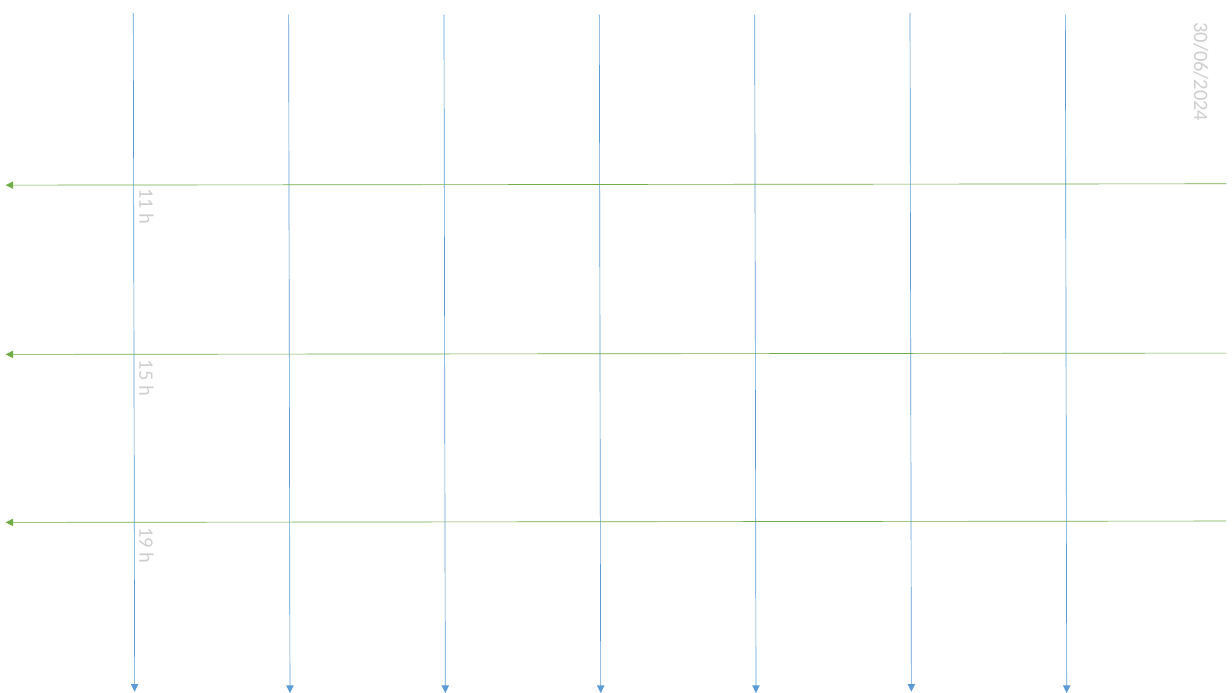
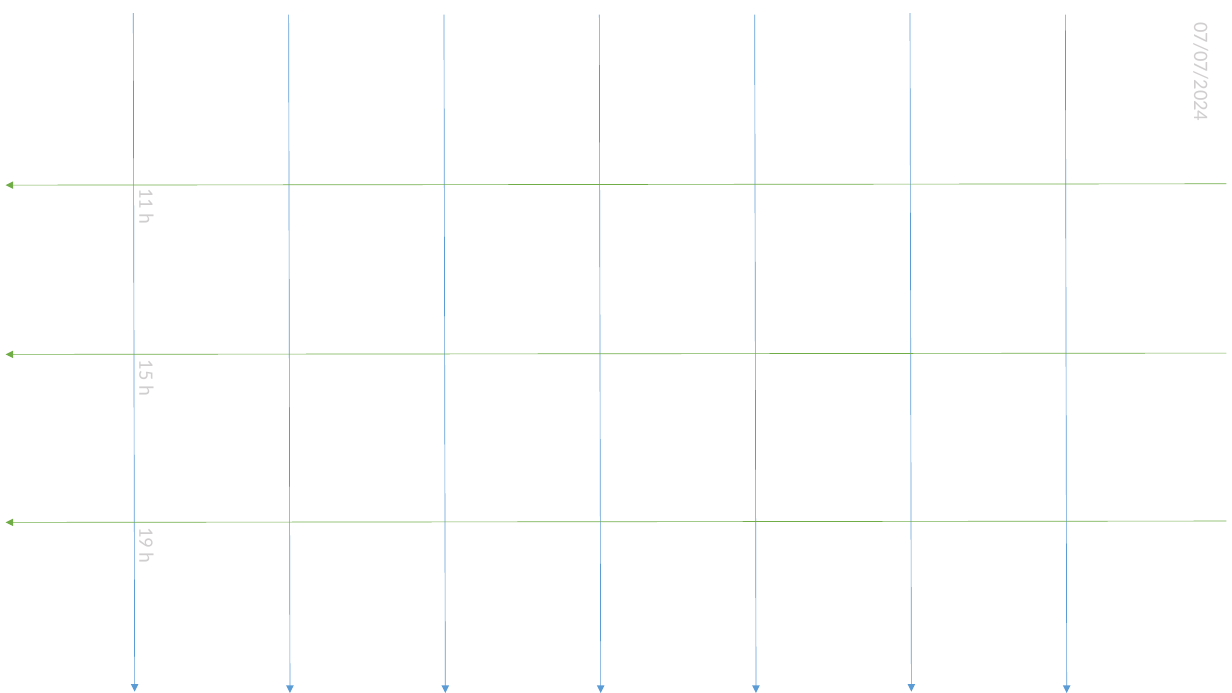
Before and after one commit to MUnilink/cubos, a slide deck: slide 1 of tempimento.pptx. Drawn at 1232x693 pixels with LibreOffice and Linux fonts; fonts in the diff are those of the drawing. Boxes give left, top, right and bottom in pixels: in the first picture for what was removed or moved away, otherwise in the second. Text is boxed around its words. In the diff, an @@ line names an element or a change of style, - is before the commit and + after.

```diff
--- a/tempimento.pptx
+++ b/tempimento.pptx
@@ text at [1189,31,1214,118]: text changed @@
-30/06/2024
+07/07/2024
```
Also in this commit, not shown: 2 other files.
